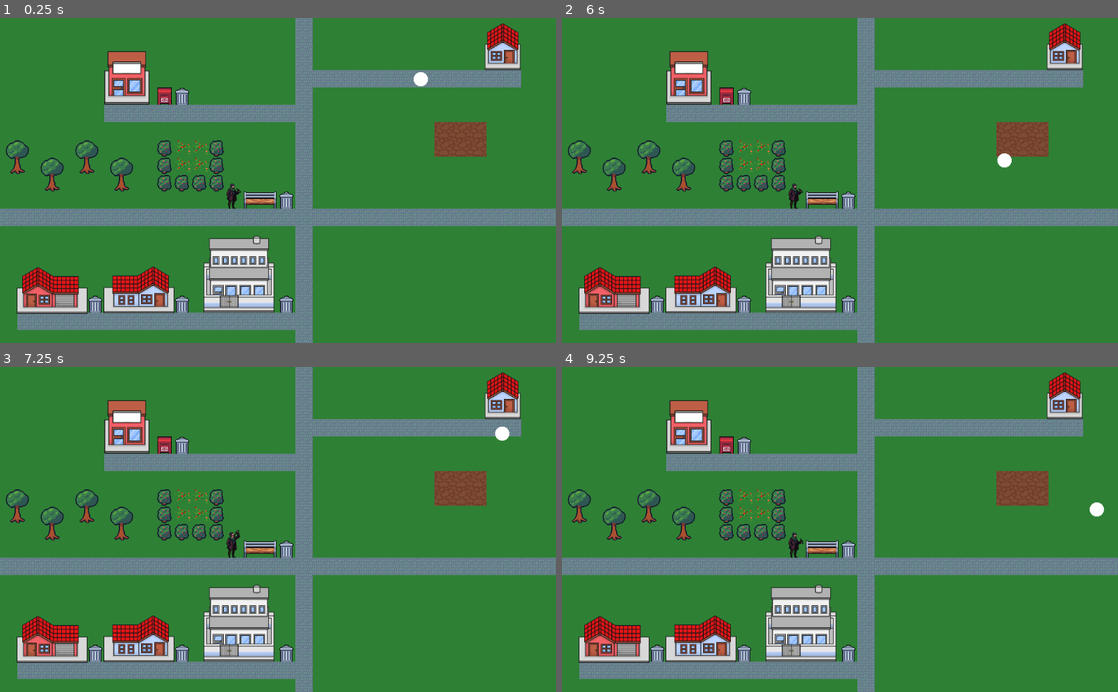
Above: before the commit, frames 1-4 (two rows, left to right).
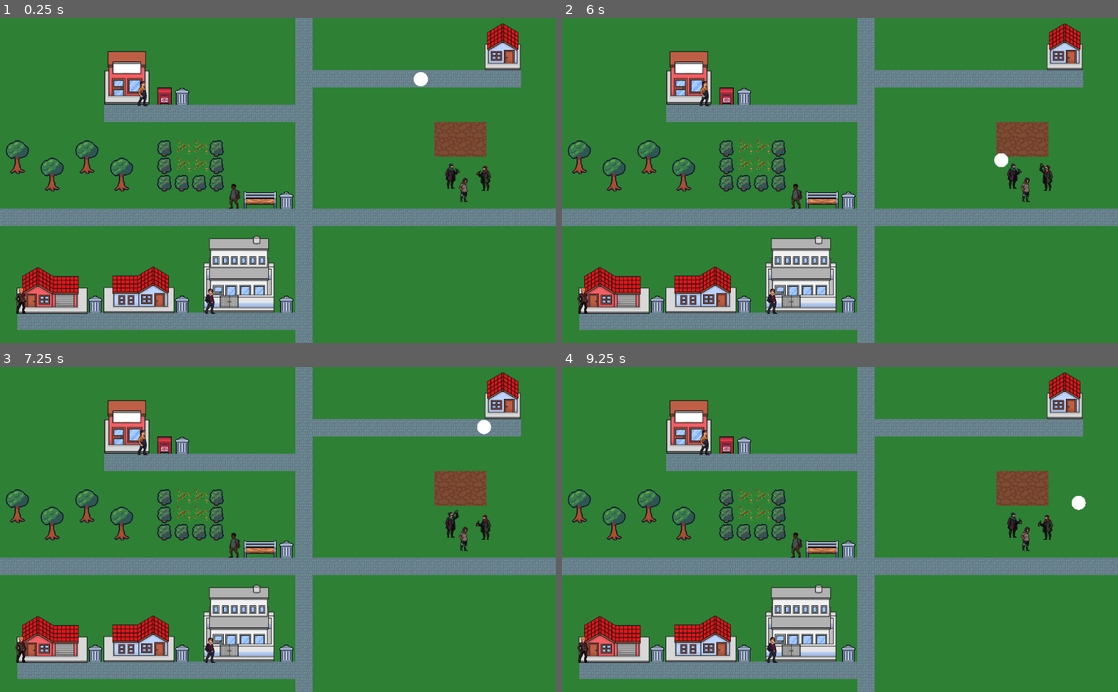
Above: after the commit, the same moments.

Repository: MakeKato/pulsu-king
Game: Godot game, scene res://World0.tscn
Two runs of this game, one before a commit and one after it. Both use one fixed random seed, a clock stepped at 60 frames per second and the inputs below.
Inputs:
- Up to frame 1 (0.25 s): no input
- Up to frame 2 (6 s): tap Enter at 0.5 s; hold Right (ui_right) 0.53-1.28 s; hold Down (ui_down) 1.28-2.03 s; hold Right (ui_right) 2.03-2.78 s; hold Up (ui_up) 2.78-3.53 s; tap Space at 3.5 s; hold Left (ui_left) 3.53-5.03 s; hold Down (ui_down) 5.03-5.78 s; hold Right (ui_right) from 5.78 s (still down)
- Up to frame 3 (7.25 s): release Right (ui_right) at 6.53 s; hold Up (ui_up) from 6.53 s (still down)
- Up to frame 4 (9.25 s): release Up (ui_up) at 7.28 s; hold Right (ui_right) 7.28-8.03 s; hold Down (ui_down) 8.03-8.78 s; tap Enter at 8.75 s; hold Left (ui_left) from 8.78 s (still down)

The runs differ from the first frame. In frame 1, 0.7% of the frame differs, in the area x 2-89%, y 19-92%; in frame 2, 0.8%; in frame 3, 0.9%, in the area x 2-92%, y 16-92%; in frame 4, 0.9%.

Commit message:
createdNPCs

Diff:
--- /dev/null
+++ b/Drunk2NPC.tscn
@@ -0,0 +1,138 @@
+[gd_scene load_steps=27 format=2]
+
+[ext_resource path="res://NPC/Idle7.png" type="Texture" id=1]
+
+[sub_resource type="AtlasTexture" id=1]
+flags = 4
+atlas = ExtResource( 1 )
+region = Rect2( 0, 45, 128, 83 )
+
+[sub_resource type="AtlasTexture" id=2]
+flags = 4
+atlas = ExtResource( 1 )
+region = Rect2( 128, 45, 128, 83 )
+
+[sub_resource type="AtlasTexture" id=3]
+flags = 4
+atlas = ExtResource( 1 )
+region = Rect2( 256, 45, 128, 83 )
+
+[sub_resource type="AtlasTexture" id=4]
+flags = 4
+atlas = ExtResource( 1 )
+region = Rect2( 384, 45, 128, 83 )
+
+[sub_resource type="AtlasTexture" id=5]
+flags = 4
+atlas = ExtResource( 1 )
+region = Rect2( 512, 45, 128, 83 )
+
+[sub_resource type="AtlasTexture" id=6]
+flags = 4
+atlas = ExtResource( 1 )
+region = Rect2( 640, 45, 128, 83 )
+
+[sub_resource type="AtlasTexture" id=7]
+flags = 4
+atlas = ExtResource( 1 )
+region = Rect2( 768, 45, 128, 83 )
+
+[sub_resource type="AtlasTexture" id=8]
+flags = 4
+atlas = ExtResource( 1 )
+region = Rect2( 896, 45, 128, 83 )
+
+[sub_resource type="AtlasTexture" id=9]
+flags = 4
+atlas = ExtResource( 1 )
+region = Rect2( 1024, 45, 128, 83 )
+
+[sub_resource type="AtlasTexture" id=10]
+flags = 4
+atlas = ExtResource( 1 )
+region = Rect2( 1152, 45, 128, 83 )
+
+[sub_resource type="AtlasTexture" id=11]
+flags = 4
+atlas = ExtResource( 1 )
+region = Rect2( 1280, 45, 128, 83 )
+
+[sub_resource type="AtlasTexture" id=12]
+flags = 4
+atlas = ExtResource( 1 )
+region = Rect2( 0, 45, 128, 83 )
+
+[sub_resource type="AtlasTexture" id=13]
+flags = 4
+atlas = ExtResource( 1 )
+region = Rect2( 0, 45, 128, 83 )
+
+[sub_resource type="AtlasTexture" id=14]
+flags = 4
+atlas = ExtResource( 1 )
+region = Rect2( 0, 45, 128, 83 )
+
+[sub_resource type="AtlasTexture" id=15]
+flags = 4
+atlas = ExtResource( 1 )
+region = Rect2( 0, 45, 128, 83 )
+
+[sub_resource type="AtlasTexture" id=16]
+flags = 4
+atlas = ExtResource( 1 )
+region = Rect2( 0, 45, 128, 83 )
+
+[sub_resource type="AtlasTexture" id=17]
+flags = 4
+atlas = ExtResource( 1 )
+region = Rect2( 0, 45, 128, 83 )
+
+[sub_resource type="AtlasTexture" id=18]
+flags = 4
+atlas = ExtResource( 1 )
+region = Rect2( 0, 45, 128, 83 )
+
+[sub_resource type="AtlasTexture" id=19]
+flags = 4
+atlas = ExtResource( 1 )
+region = Rect2( 0, 45, 128, 83 )
+
+[sub_resource type="AtlasTexture" id=20]
+flags = 4
+atlas = ExtResource( 1 )
+region = Rect2( 0, 45, 128, 83 )
+
+[sub_resource type="AtlasTexture" id=21]
+flags = 4
+atlas = ExtResource( 1 )
+region = Rect2( 0, 45, 128, 83 )
+
+[sub_resource type="AtlasTexture" id=22]
+flags = 4
+atlas = ExtResource( 1 )
+region = Rect2( 0, 45, 128, 83 )
+
+[sub_resource type="AtlasTexture" id=23]
+flags = 4
+atlas = ExtResource( 1 )
+region = Rect2( 0, 45, 128, 83 )
+
+[sub_resource type="AtlasTexture" id=24]
+flags = 4
+atlas = ExtResource( 1 )
+region = Rect2( 0, 45, 128, 83 )
+
+[sub_resource type="SpriteFrames" id=25]
+animations = [ {
+"frames": [ SubResource( 1 ), SubResource( 2 ), SubResource( 3 ), SubResource( 4 ), SubResource( 5 ), SubResource( 6 ), SubResource( 7 ), SubResource( 8 ), SubResource( 9 ), SubResource( 10 ), SubResource( 11 ), SubResource( 12 ), SubResource( 13 ), SubResource( 14 ), SubResource( 15 ), SubResource( 16 ), SubResource( 17 ), SubResource( 18 ), SubResource( 19 ), SubResource( 20 ), SubResource( 21 ), SubResource( 22 ), SubResource( 23 ), SubResource( 24 ) ],
+"loop": true,
+"name": "default",
+"speed": 5.0
+} ]
+
+[node name="Node2D" type="Node2D"]
+
+[node name="AnimatedSprite" type="AnimatedSprite" parent="."]
+frames = SubResource( 25 )
+playing = true
+flip_h = true
--- /dev/null
+++ b/NPC_gangster.tscn
@@ -0,0 +1,87 @@
+[gd_scene load_steps=17 format=2]
+
+[ext_resource path="res://NPC/Idle6.png" type="Texture" id=1]
+
+[sub_resource type="AtlasTexture" id=1]
+flags = 4
+atlas = ExtResource( 1 )
+region = Rect2( 0, 45, 128, 83 )
+
+[sub_resource type="AtlasTexture" id=2]
+flags = 4
+atlas = ExtResource( 1 )
+region = Rect2( 128, 45, 128, 83 )
+
+[sub_resource type="AtlasTexture" id=3]
+flags = 4
+atlas = ExtResource( 1 )
+region = Rect2( 256, 45, 128, 83 )
+
+[sub_resource type="AtlasTexture" id=4]
+flags = 4
+atlas = ExtResource( 1 )
+region = Rect2( 384, 45, 128, 83 )
+
+[sub_resource type="AtlasTexture" id=5]
+flags = 4
+atlas = ExtResource( 1 )
+region = Rect2( 512, 45, 128, 83 )
+
+[sub_resource type="AtlasTexture" id=6]
+flags = 4
+atlas = ExtResource( 1 )
+region = Rect2( 640, 45, 128, 83 )
+
+[sub_resource type="AtlasTexture" id=7]
+flags = 4
+atlas = ExtResource( 1 )
+region = Rect2( 768, 45, 128, 83 )
+
+[sub_resource type="AtlasTexture" id=8]
+flags = 4
+atlas = ExtResource( 1 )
+region = Rect2( 896, 45, 128, 83 )
+
+[sub_resource type="AtlasTexture" id=9]
+flags = 4
+atlas = ExtResource( 1 )
+region = Rect2( 1024, 45, 128, 83 )
+
+[sub_resource type="AtlasTexture" id=10]
+flags = 4
+atlas = ExtResource( 1 )
+region = Rect2( 1152, 45, 128, 83 )
+
+[sub_resource type="AtlasTexture" id=11]
+flags = 4
+atlas = ExtResource( 1 )
+region = Rect2( 1280, 45, 128, 83 )
+
+[sub_resource type="AtlasTexture" id=12]
+flags = 4
+atlas = ExtResource( 1 )
+region = Rect2( 1408, 45, 128, 83 )
+
+[sub_resource type="AtlasTexture" id=13]
+flags = 4
+atlas = ExtResource( 1 )
+region = Rect2( 1536, 45, 128, 83 )
+
+[sub_resource type="AtlasTexture" id=14]
+flags = 4
+atlas = ExtResource( 1 )
+region = Rect2( 1664, 45, 128, 83 )
+
+[sub_resource type="SpriteFrames" id=15]
+animations = [ {
+"frames": [ SubResource( 1 ), SubResource( 2 ), SubResource( 3 ), SubResource( 4 ), SubResource( 5 ), SubResource( 6 ), SubResource( 7 ), SubResource( 8 ), SubResource( 9 ), SubResource( 10 ), SubResource( 11 ), SubResource( 12 ), SubResource( 13 ), SubResource( 14 ) ],
+"loop": true,
+"name": "default",
+"speed": 5.0
+} ]
+
+[node name="Node2D" type="Node2D"]
+
+[node name="AnimatedSprite" type="AnimatedSprite" parent="."]
+frames = SubResource( 15 )
+playing = true
--- /dev/null
+++ b/NPC_male_bb.tscn
@@ -0,0 +1,48 @@
+[gd_scene load_steps=9 format=2]
+
+[ext_resource path="res://NPC/Idle3.png" type="Texture" id=1]
+
+[sub_resource type="AtlasTexture" id=1]
+flags = 4
+atlas = ExtResource( 1 )
+region = Rect2( 0, 45, 128, 83 )
+
+[sub_resource type="AtlasTexture" id=2]
+flags = 4
+atlas = ExtResource( 1 )
+region = Rect2( 128, 45, 128, 83 )
+
+[sub_resource type="AtlasTexture" id=3]
+flags = 4
+atlas = ExtResource( 1 )
+region = Rect2( 256, 45, 128, 83 )
+
+[sub_resource type="AtlasTexture" id=4]
+flags = 4
+atlas = ExtResource( 1 )
+region = Rect2( 384, 45, 128, 83 )
+
+[sub_resource type="AtlasTexture" id=5]
+flags = 4
+atlas = ExtResource( 1 )
+region = Rect2( 512, 45, 128, 83 )
+
+[sub_resource type="AtlasTexture" id=6]
+flags = 4
+atlas = ExtResource( 1 )
+region = Rect2( 640, 45, 128, 83 )
+
+[sub_resource type="SpriteFrames" id=7]
+animations = [ {
+"frames": [ SubResource( 1 ), SubResource( 2 ), SubResource( 3 ), SubResource( 4 ), SubResource( 5 ), SubResource( 6 ) ],
+"loop": true,
+"name": "default",
+"speed": 5.0
+} ]
+
+[node name="Node2D" type="Node2D"]
+
+[node name="AnimatedSprite" type="AnimatedSprite" parent="."]
+frames = SubResource( 7 )
+playing = true
+flip_h = true
--- /dev/null
+++ b/NPC_male_sunglasses.tscn
@@ -0,0 +1,47 @@
+[gd_scene load_steps=9 format=2]
+
+[ext_resource path="res://NPC/Idle4.png" type="Texture" id=1]
+
+[sub_resource type="AtlasTexture" id=1]
+flags = 4
+atlas = ExtResource( 1 )
+region = Rect2( 0, 45, 128, 83 )
+
+[sub_resource type="AtlasTexture" id=2]
+flags = 4
+atlas = ExtResource( 1 )
+region = Rect2( 128, 45, 128, 83 )
+
+[sub_resource type="AtlasTexture" id=3]
+flags = 4
+atlas = ExtResource( 1 )
+region = Rect2( 256, 45, 128, 83 )
+
+[sub_resource type="AtlasTexture" id=4]
+flags = 4
+atlas = ExtResource( 1 )
+region = Rect2( 384, 45, 128, 83 )
+
+[sub_resource type="AtlasTexture" id=5]
+flags = 4
+atlas = ExtResource( 1 )
+region = Rect2( 512, 45, 128, 83 )
+
+[sub_resource type="AtlasTexture" id=6]
+flags = 4
+atlas = ExtResource( 1 )
+region = Rect2( 640, 45, 128, 83 )
+
+[sub_resource type="SpriteFrames" id=7]
+animations = [ {
+"frames": [ SubResource( 1 ), SubResource( 2 ), SubResource( 3 ), SubResource( 4 ), SubResource( 5 ), SubResource( 6 ) ],
+"loop": true,
+"name": "default",
+"speed": 5.0
+} ]
+
+[node name="Node2D" type="Node2D"]
+
+[node name="AnimatedSprite" type="AnimatedSprite" parent="."]
+frames = SubResource( 7 )
+playing = true
--- /dev/null
+++ b/NPC_worker.tscn
@@ -0,0 +1,42 @@
+[gd_scene load_steps=8 format=2]
+
+[ext_resource path="res://NPC/Idle5.png" type="Texture" id=1]
+
+[sub_resource type="AtlasTexture" id=1]
+flags = 4
+atlas = ExtResource( 1 )
+region = Rect2( 0, 45, 128, 83 )
+
+[sub_resource type="AtlasTexture" id=2]
+flags = 4
+atlas = ExtResource( 1 )
+region = Rect2( 128, 45, 128, 83 )
+
+[sub_resource type="AtlasTexture" id=3]
+flags = 4
+atlas = ExtResource( 1 )
+region = Rect2( 256, 45, 128, 83 )
+
+[sub_resource type="AtlasTexture" id=4]
+flags = 4
+atlas = ExtResource( 1 )
+region = Rect2( 384, 45, 128, 83 )
+
+[sub_resource type="AtlasTexture" id=5]
+flags = 4
+atlas = ExtResource( 1 )
+region = Rect2( 640, 45, 128, 83 )
+
+[sub_resource type="SpriteFrames" id=6]
+animations = [ {
+"frames": [ SubResource( 1 ), SubResource( 2 ), SubResource( 3 ), SubResource( 4 ), SubResource( 5 ) ],
+"loop": true,
+"name": "default",
+"speed": 5.0
+} ]
+
+[node name="Node2D" type="Node2D"]
+
+[node name="AnimatedSprite" type="AnimatedSprite" parent="."]
+frames = SubResource( 6 )
+playing = true
--- /dev/null
+++ b/Npc_female.tscn
@@ -0,0 +1,192 @@
+[gd_scene load_steps=38 format=2]
+
+[ext_resource path="res://NPC/Idle.png" type="Texture" id=1]
+
+[sub_resource type="AtlasTexture" id=1]
+flags = 4
+atlas = ExtResource( 1 )
+region = Rect2( 0, 55, 128, 73 )
+
+[sub_resource type="AtlasTexture" id=2]
+flags = 4
+atlas = ExtResource( 1 )
+region = Rect2( 0, 55, 128, 73 )
+
+[sub_resource type="AtlasTexture" id=3]
+flags = 4
+atlas = ExtResource( 1 )
+region = Rect2( 0, 55, 128, 73 )
+
+[sub_resource type="AtlasTexture" id=4]
+flags = 4
+atlas = ExtResource( 1 )
+region = Rect2( 0, 55, 128, 73 )
+
+[sub_resource type="AtlasTexture" id=5]
+flags = 4
+atlas = ExtResource( 1 )
+region = Rect2( 0, 55, 128, 73 )
+
+[sub_resource type="AtlasTexture" id=6]
+flags = 4
+atlas = ExtResource( 1 )
+region = Rect2( 128, 55, 128, 73 )
+
+[sub_resource type="AtlasTexture" id=7]
+flags = 4
+atlas = ExtResource( 1 )
+region = Rect2( 128, 55, 128, 73 )
+
+[sub_resource type="AtlasTexture" id=8]
+flags = 4
+atlas = ExtResource( 1 )
+region = Rect2( 128, 55, 128, 73 )
+
+[sub_resource type="AtlasTexture" id=9]
+flags = 4
+atlas = ExtResource( 1 )
+region = Rect2( 128, 55, 128, 73 )
+
+[sub_resource type="AtlasTexture" id=10]
+flags = 4
+atlas = ExtResource( 1 )
+region = Rect2( 128, 55, 128, 73 )
+
+[sub_resource type="AtlasTexture" id=11]
+flags = 4
+atlas = ExtResource( 1 )
+region = Rect2( 256, 55, 128, 73 )
+
+[sub_resource type="AtlasTexture" id=12]
+flags = 4
+atlas = ExtResource( 1 )
+region = Rect2( 256, 55, 128, 73 )
+
+[sub_resource type="AtlasTexture" id=13]
+flags = 4
+atlas = ExtResource( 1 )
+region = Rect2( 256, 55, 128, 73 )
+
+[sub_resource type="AtlasTexture" id=14]
+flags = 4
+atlas = ExtResource( 1 )
+region = Rect2( 256, 55, 128, 73 )
+
+[sub_resource type="AtlasTexture" id=15]
+flags = 4
+atlas = ExtResource( 1 )
+region = Rect2( 256, 55, 128, 73 )
+
+[sub_resource type="AtlasTexture" id=16]
+flags = 4
+atlas = ExtResource( 1 )
+region = Rect2( 384, 55, 128, 73 )
+
+[sub_resource type="AtlasTexture" id=17]
+flags = 4
+atlas = ExtResource( 1 )
+region = Rect2( 384, 55, 128, 73 )
+
+[sub_resource type="AtlasTexture" id=18]
+flags = 4
+atlas = ExtResource( 1 )
+region = Rect2( 384, 55, 128, 73 )
+
+[sub_resource type="AtlasTexture" id=19]
+flags = 4
+atlas = ExtResource( 1 )
+region = Rect2( 384, 55, 128, 73 )
+
+[sub_resource type="AtlasTexture" id=20]
+flags = 4
+atlas = ExtResource( 1 )
+region = Rect2( 384, 55, 128, 73 )
+
+[sub_resource type="AtlasTexture" id=21]
+flags = 4
+atlas = ExtResource( 1 )
+region = Rect2( 512, 55, 128, 73 )
+
+[sub_resource type="AtlasTexture" id=22]
+flags = 4
+atlas = ExtResource( 1 )
+region = Rect2( 512, 55, 128, 73 )
+
+[sub_resource type="AtlasTexture" id=23]
+flags = 4
+atlas = ExtResource( 1 )
+region = Rect2( 512, 55, 128, 73 )
+
+[sub_resource type="AtlasTexture" id=24]
+flags = 4
+atlas = ExtResource( 1 )
+region = Rect2( 512, 55, 128, 73 )
+
+[sub_resource type="AtlasTexture" id=25]
+flags = 4
+atlas = ExtResource( 1 )
+region = Rect2( 512, 55, 128, 73 )
+
+[sub_resource type="AtlasTexture" id=26]
+flags = 4
+atlas = ExtResource( 1 )
+region = Rect2( 640, 55, 128, 73 )
+
+[sub_resource type="AtlasTexture" id=27]
+flags = 4
+atlas = ExtResource( 1 )
+region = Rect2( 640, 55, 128, 73 )
+
+[sub_resource type="AtlasTexture" id=28]
+flags = 4
+atlas = ExtResource( 1 )
+region = Rect2( 640, 55, 128, 73 )
+
+[sub_resource type="AtlasTexture" id=29]
+flags = 4
+atlas = ExtResource( 1 )
+region = Rect2( 640, 55, 128, 73 )
+
+[sub_resource type="AtlasTexture" id=30]
+flags = 4
+atlas = ExtResource( 1 )
+region = Rect2( 640, 55, 128, 73 )
+
+[sub_resource type="AtlasTexture" id=31]
+flags = 4
+atlas = ExtResource( 1 )
+region = Rect2( 768, 55, 128, 73 )
+
+[sub_resource type="AtlasTexture" id=32]
+flags = 4
+atlas = ExtResource( 1 )
+region = Rect2( 768, 55, 128, 73 )
+
+[sub_resource type="AtlasTexture" id=33]
+flags = 4
+atlas = ExtResource( 1 )
+region = Rect2( 768, 55, 128, 73 )
+
+[sub_resource type="AtlasTexture" id=34]
+flags = 4
+atlas = ExtResource( 1 )
+region = Rect2( 768, 55, 128, 73 )
+
+[sub_resource type="AtlasTexture" id=35]
+flags = 4
+atlas = ExtResource( 1 )
+region = Rect2( 768, 55, 128, 73 )
+
+[sub_resource type="SpriteFrames" id=36]
+animations = [ {
+"frames": [ SubResource( 1 ), SubResource( 2 ), SubResource( 3 ), SubResource( 4 ), SubResource( 5 ), SubResource( 6 ), SubResource( 7 ), SubResource( 8 ), SubResource( 9 ), SubResource( 10 ), SubResource( 11 ), SubResource( 12 ), SubResource( 13 ), SubResource( 14 ), SubResource( 15 ), SubResource( 16 ), SubResource( 17 ), SubResource( 18 ), SubResource( 19 ), SubResource( 20 ), SubResource( 21 ), SubResource( 22 ), SubResource( 23 ), SubResource( 24 ), SubResource( 25 ), SubResource( 26 ), SubResource( 27 ), SubResource( 28 ), SubResource( 29 ), SubResource( 30 ), SubResource( 31 ), SubResource( 32 ), SubResource( 33 ), SubResource( 34 ), SubResource( 35 ) ],
+"loop": true,
+"name": "default",
+"speed": 20.0
+} ]
+
+[node name="Node2D" type="Node2D"]
+
+[node name="AnimatedSprite" type="AnimatedSprite" parent="."]
+frames = SubResource( 36 )
+playing = true
--- a/World0.tscn
+++ b/World0.tscn
@@ -8,12 +8,22 @@
 [ext_resource path="res://B02.png" type="Texture" id=6]
 [ext_resource path="res://H06.png" type="Texture" id=7]
 [ext_resource path="res://DrunkNPC.tscn" type="PackedScene" id=8]
+[ext_resource path="res://NPC_gangster.tscn" type="PackedScene" id=9]
+[ext_resource path="res://NPC_worker.tscn" type="PackedScene" id=10]
+[ext_resource path="res://NPC_male_bb.tscn" type="PackedScene" id=11]
+[ext_resource path="res://Drunk2NPC.tscn" type="PackedScene" id=12]
+[ext_resource path="res://Npc_female.tscn" type="PackedScene" id=13]
+[ext_resource path="res://NPC_male_sunglasses.tscn" type="PackedScene" id=14]
 
 [sub_resource type="CapsuleMesh" id=1]
 
 [sub_resource type="CapsuleShape2D" id=2]
 radius = 3.0
 height = 16.0
+
+[sub_resource type="CapsuleShape2D" id=3]
+radius = 14.2858
+height = 48.5715
 
 [node name="World0" type="Node2D"]
 
@@ -94,5 +104,42 @@
 shape = SubResource( 2 )
 
 [node name="Drunk" parent="." instance=ExtResource( 8 )]
-position = Vector2( 428, 322 )
+position = Vector2( 831, 285 )
 scale = Vector2( 0.7, 0.7 )
+
+[node name="StaticBody2D" type="StaticBody2D" parent="Drunk"]
+visible = false
+
+[node name="CollisionShape2D" type="CollisionShape2D" parent="Drunk/StaticBody2D"]
+position = Vector2( -1.42871, 9.99994 )
+shape = SubResource( 3 )
+
+[node name="NPC_female" parent="." instance=ExtResource( 13 )]
+position = Vector2( 856, 314 )
+scale = Vector2( 0.7, 0.7 )
+
+[node name="NPC_male_bb" parent="." instance=ExtResource( 11 )]
+position = Vector2( 429, 323 )
+scale = Vector2( 0.7, 0.7 )
+
+[node name="NPC_male_sunglasses" parent="." instance=ExtResource( 14 )]
+position = Vector2( 389, 517 )
+scale = Vector2( 0.7, 0.7 )
+
+[node name="NPC_worker" parent="." instance=ExtResource( 10 )]
+position = Vector2( 266, 134 )
+scale = Vector2( 0.7, 0.7 )
+
+[node name="NPC_gangster" parent="." instance=ExtResource( 9 )]
+position = Vector2( 41, 517 )
+scale = Vector2( 0.7, 0.7 )
+
+[node name="NPC_Drunk2" parent="." instance=ExtResource( 12 )]
+position = Vector2( 891, 290 )
+scale = Vector2( 0.7, 0.7 )
+
+[node name="Bushes" type="StaticBody2D" parent="."]
+position = Vector2( 297, 229 )
+
+[node name="CollisionPolygon2D" type="CollisionPolygon2D" parent="Bushes"]
+polygon = PoolVector2Array( 1, -2, -6, 7, -6, 82, 1, 88, 113, 88, 114, -4, 92, 0, 90, 16, 90, 64, 17, 64, 17, -3 )
Binary file added: NPC/Idle.png
Not shown, added: NPC/Idle.png.import
Binary file added: NPC/Idle3.png
Not shown, added: NPC/Idle3.png.import
Binary file added: NPC/Idle4.png
Not shown, added: NPC/Idle4.png.import
Binary file added: NPC/Idle5.png
Not shown, added: NPC/Idle5.png.import
Binary file added: NPC/Idle6.png
Not shown, added: NPC/Idle6.png.import
Binary file added: NPC/Idle7.png
Not shown, added: NPC/Idle7.png.import
(and 1 more such lines)
